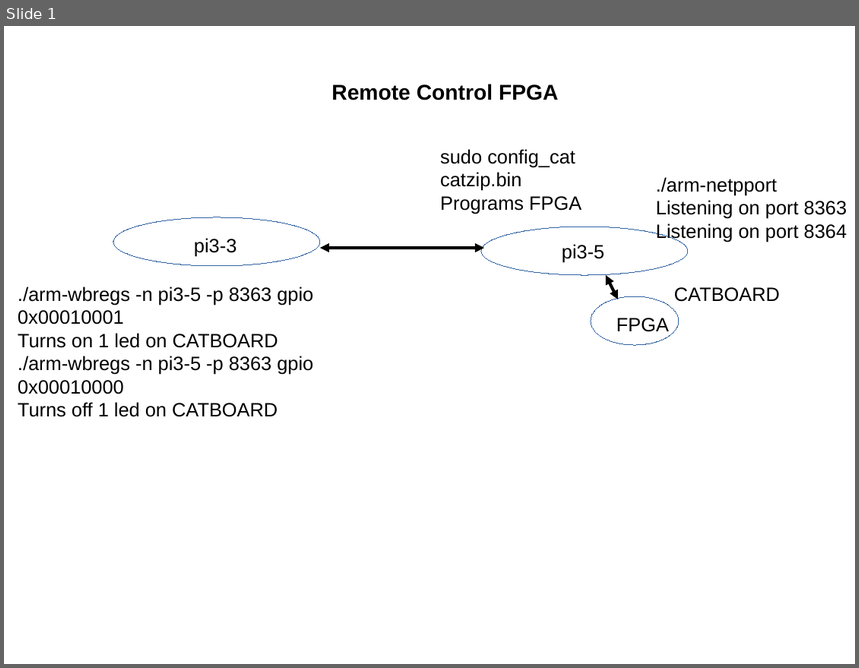
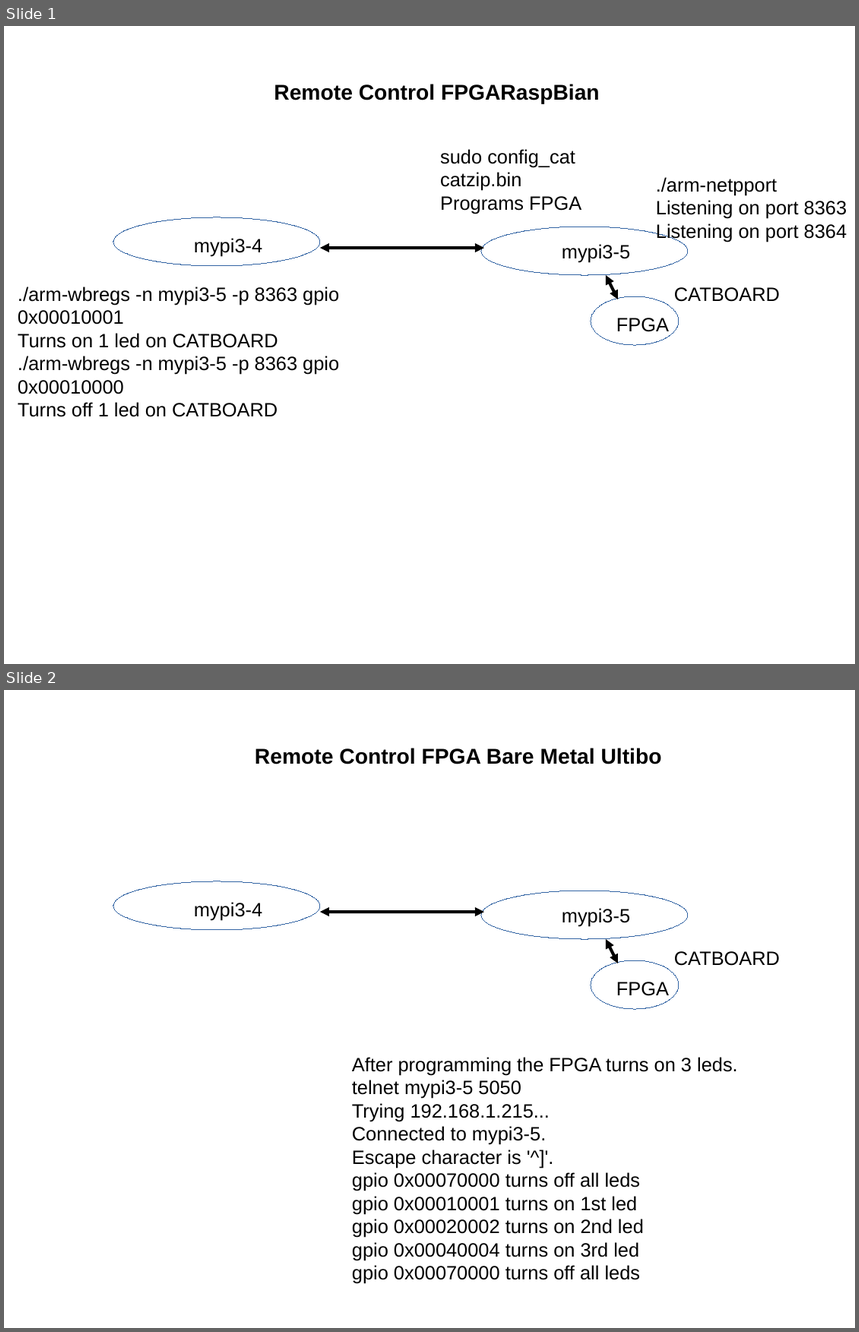
Before and after one commit to develone/07118catzip, a slide deck: doc/remotecontrol.odp. Shown one above the other, each under a label of ours: slide 1 before the commit, slides 1 and 2 after it. The pictures are 859x668 and 859x1332 pixels, drawn with LibreOffice and Linux fonts; fonts in the diff are those of the drawing. Boxes give left, top, right and bottom in pixels: in the first picture for what was removed or moved away, otherwise in the second. Text is boxed around its words. In the diff, an @@ line names an element or a change of style, - is before the commit and + after.

Commit message:
After programming the FPGA turns on 3 leds. telnet mypi3-5 5050 Trying 192.168.1.215... Connected to mypi3-5. Escape character is '^]'. gpio 0x00070000 turns off all leds gpio 0x00010001 turns on 1st led gpio 0x00020002 turns on 2nd led gpio 0x00040004 turns on 3rd led gpio 0x00070000 turns off all leds

```diff
--- a/doc/remotecontrol.odp
+++ b/doc/remotecontrol.odp
@@ slide 2 added at <box>4,690,855,1328</box>, background #FFFFFF @@
@@ text added at <box>255,748,662,764</box>, 20 pt, text #000000, bold @@
+Remote Control FPGA Bare Metal Ultibo
@@ ellipse added at <box>113,882,321,930</box>, outline #3465A4 0 pt @@
@@ ellipse added at <box>481,891,688,939</box>, outline #3465A4 0 pt @@
@@ text added at <box>194,902,262,920</box>, 18 pt, text #000000 @@
+mypi3-4
@@ double arrow added from (320, 912) to (484, 912), #000000 2.83 pt @@
@@ text added at <box>562,908,630,926</box>, 18 pt, text #000000 @@
+mypi3-5
@@ double arrow added from (607, 939) to (618, 964), #000000 2.83 pt @@
@@ ellipse added at <box>591,961,679,1009</box>, outline #3465A4 0 pt @@
@@ text added at <box>674,951,780,966</box>, 18 pt, text #000000 @@
+CATBOARD
@@ text added at <box>617,982,669,996</box>, 18 pt, text #000000 @@
+FPGA
@@ text added at <box>352,1057,738,1284</box>, 18 pt, text #000000 @@
+After programming the FPGA turns on 3 leds.
+telnet mypi3-5 5050
+Trying 192.168.1.215...
+Connected to mypi3-5.
+Escape character is '^]'.
+gpio 0x00070000 turns off all leds
+gpio 0x00010001 turns on 1st led
+gpio 0x00020002 turns on 2nd led
+gpio 0x00040004 turns on 3rd led
+gpio 0x00070000 turns off all leds
@@ slide 1 changed as well @@
@@ text at <box>274,84,600,104</box>: text changed @@
-Remote Control FPGA
+Remote Control FPGARaspBian
@@ text at <box>194,238,262,256</box>: text changed @@
-pi3-3
+mypi3-4
@@ text at <box>562,244,630,262</box>: text changed @@
-pi3-5
+mypi3-5
@@ text at <box>18,287,339,325</box>: text changed @@
-./arm-wbregs -n pi3-5 -p 8363 gpio 0x00010001
+./arm-wbregs -n mypi3-5 -p 8363 gpio 0x00010001
@@ text at <box>18,356,339,395</box>: text changed @@
-./arm-wbregs -n pi3-5 -p 8363 gpio 0x00010000
+./arm-wbregs -n mypi3-5 -p 8363 gpio 0x00010000
```
Also in this commit, not shown: 2 other files.
